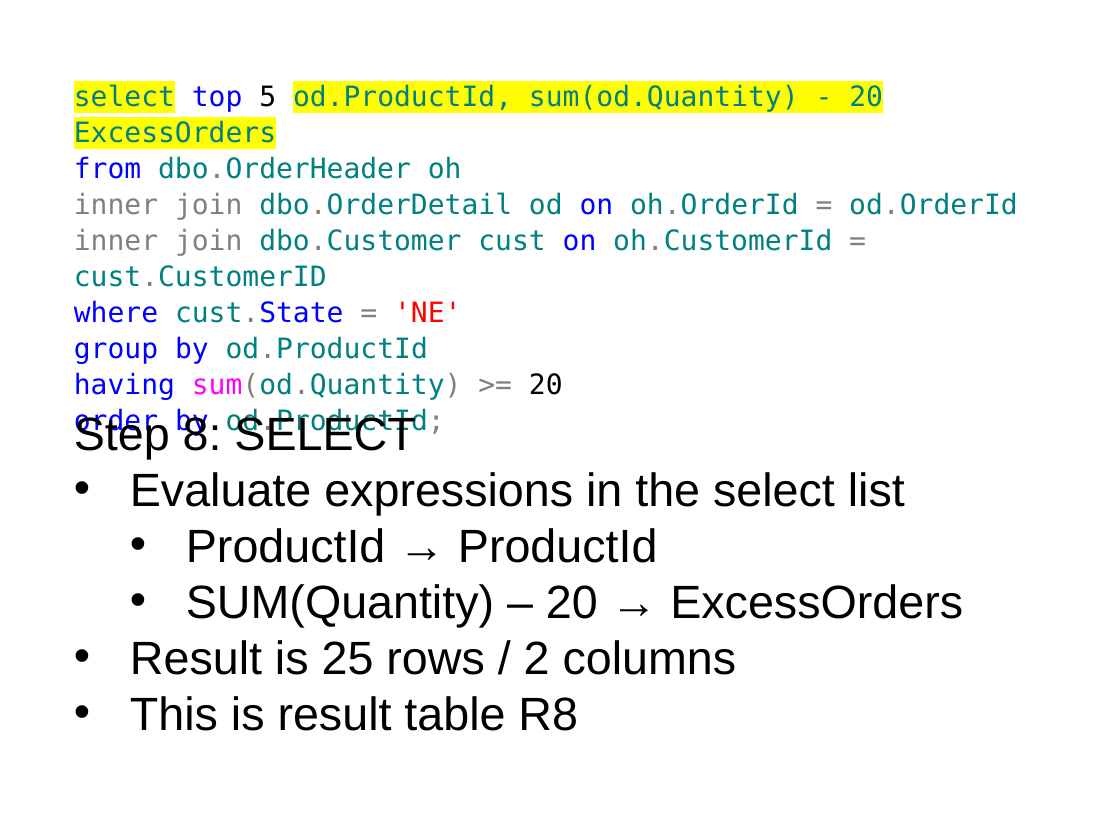
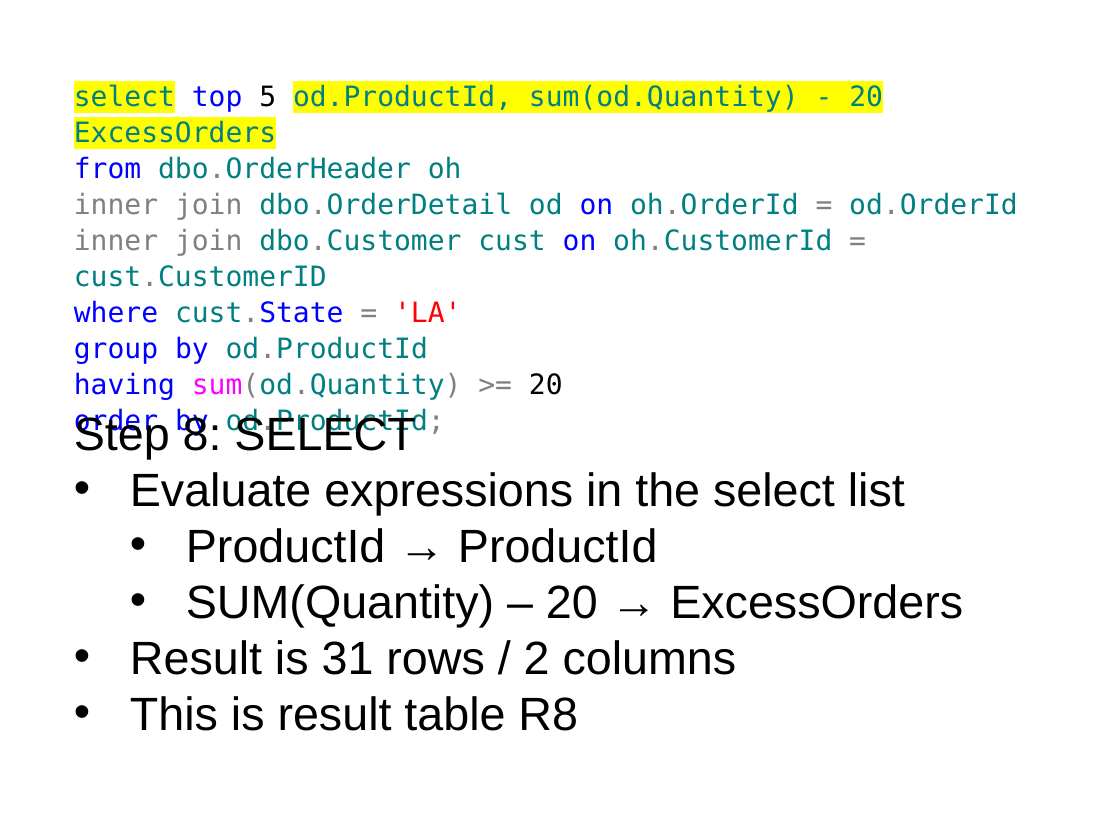
Before and after one commit to tf3604/OptimizerPresentation, a slide deck: slide 16 of Optimizer.pptx. Drawn at 1120x840 pixels with LibreOffice and Linux fonts; fonts in the diff are those of the drawing; background and template pictures are left out. Boxes give left, top, right and bottom in pixels: in the first picture for what was removed or moved away, otherwise in the second. Text is boxed around its words. In the diff, an @@ line names an element or a change of style, - is before the commit and + after.

```diff
--- a/Optimizer.pptx
+++ b/Optimizer.pptx
@@ text at [74,300,461,323]: text changed @@
-where cust.State = 'NE'
+where cust.State = 'LA'
@@ text at [130,640,737,675]: text changed @@
-• Result is 25 rows / 2 columns
+• Result is 31 rows / 2 columns
```
Also in this commit, not shown: 14 other slides changed.
